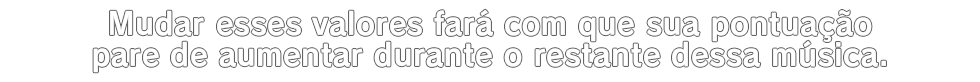
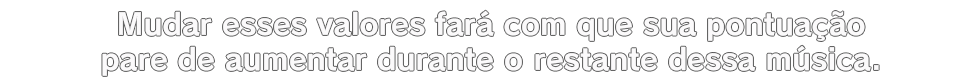
Layer changes from the first 980 × 82 image to the second:
added group "PT V2 Center" with 1 layers above "PT Centralizado" over [102, 10, 879, 76]
added layer "Mudar esses valores fará com que sua pontuação pare de aumentar" in group "PT V2 Center" over [102, 10, 879, 76]
hid group "PT Centralizado" (2 layers) over [93, 9, 886, 73]
